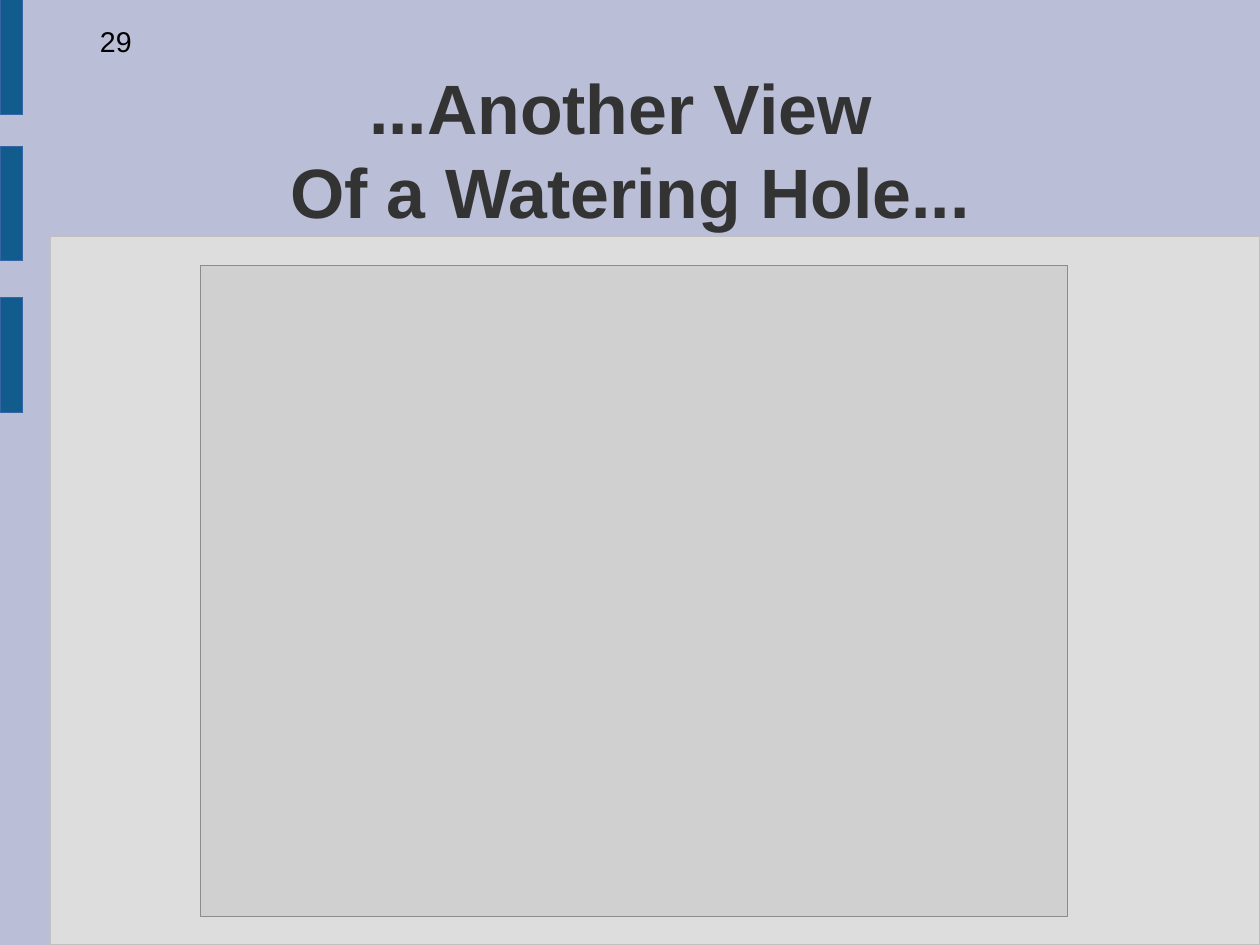
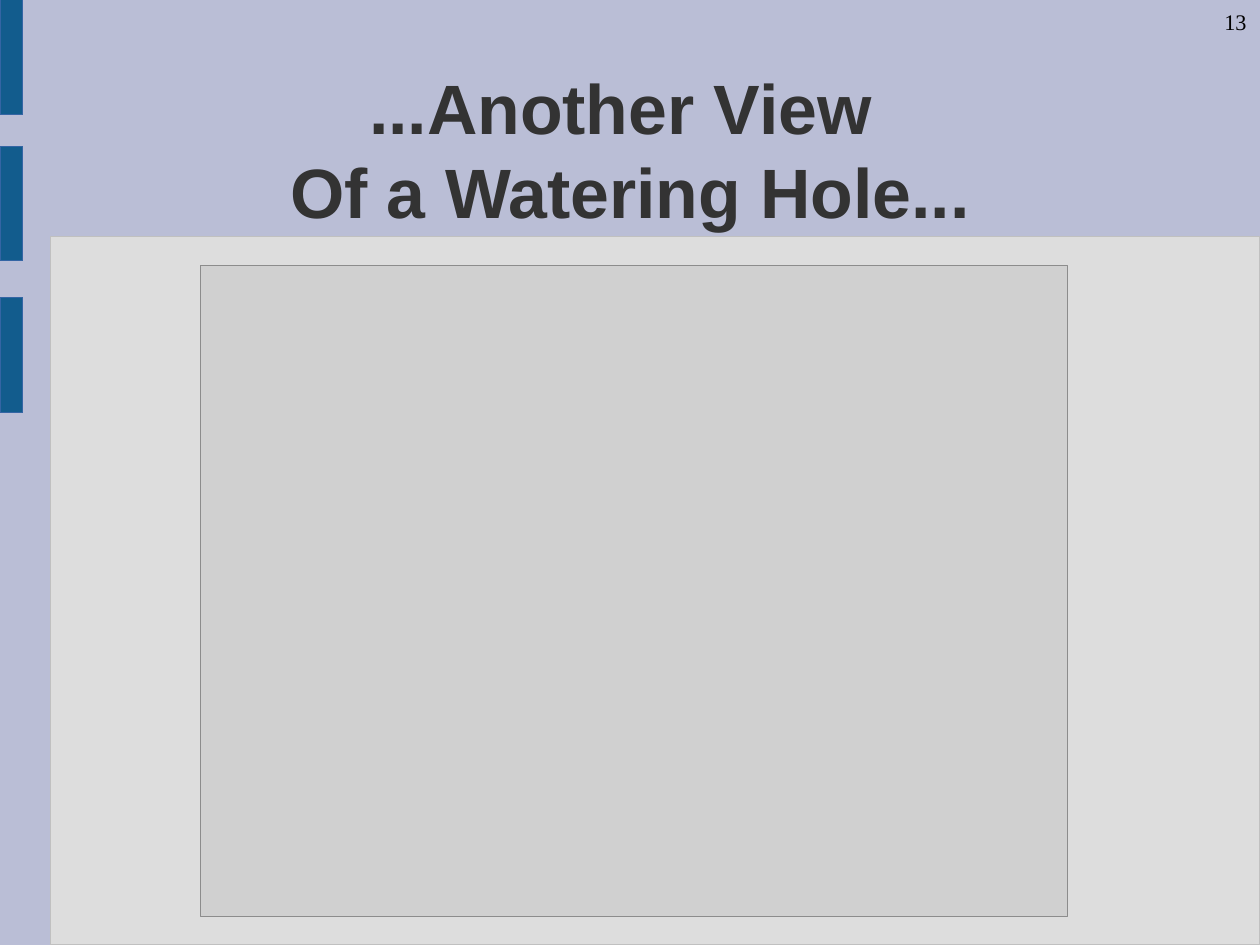
Before and after one commit to ratt-ru/meqtrees-timba, a slide deck: slide 13 of doc/Courses/Workshop2007-Presentations/Adv1-LSM-Design-Debugging.odp (slide 29 before the commit). Drawn at 1260x945 pixels with LibreOffice and Linux fonts; fonts in the diff are those of the drawing; grey boxes stand for pictures. Boxes give left, top, right and bottom in pixels: in the first picture for what was removed or moved away, otherwise in the second. Text is boxed around its words. In the diff, an @@ line names an element or a change of style, - is before the commit and + after.

```diff
--- a/doc/Courses/Workshop2007-Presentations/Adv1-LSM-Design-Debugging.odp
+++ b/doc/Courses/Workshop2007-Presentations/Adv1-LSM-Design-Debugging.odp
@@ page number added at (x1=1224, y1=15, x2=1246, y2=31), 14 pt, text #000000 @@
+13
@@ page number removed at (x1=100, y1=32, x2=132, y2=53) @@
-29
```
Also in this commit, not shown: 19 other slides changed, 17 slides removed, 4 other files.
